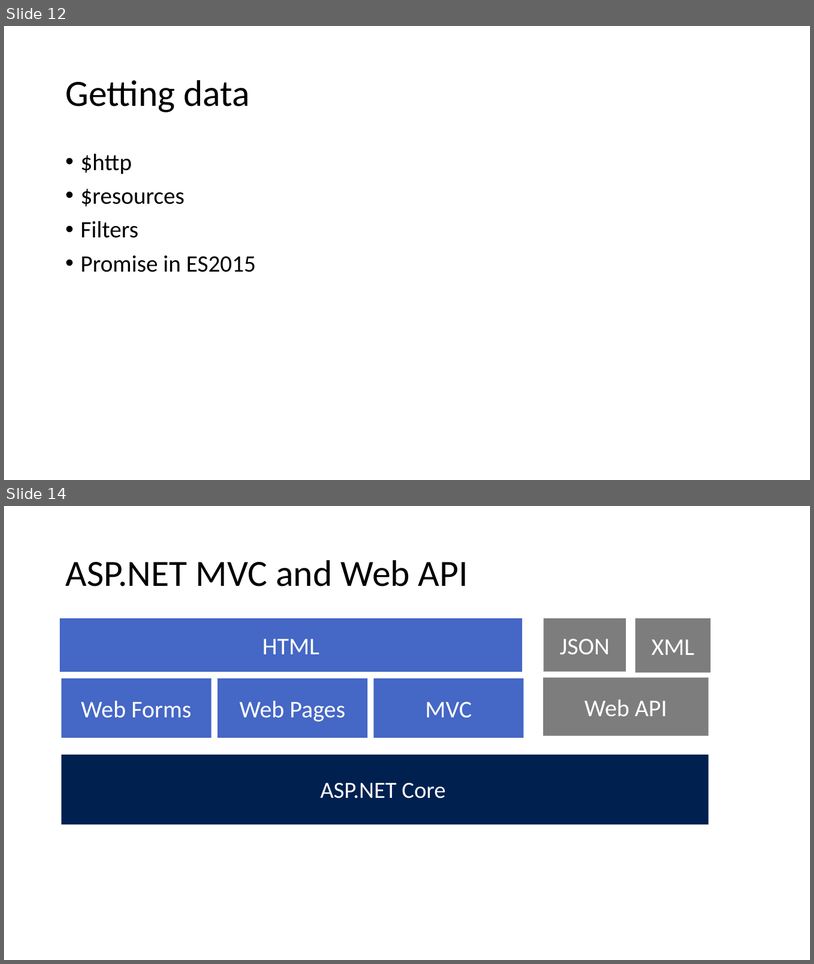
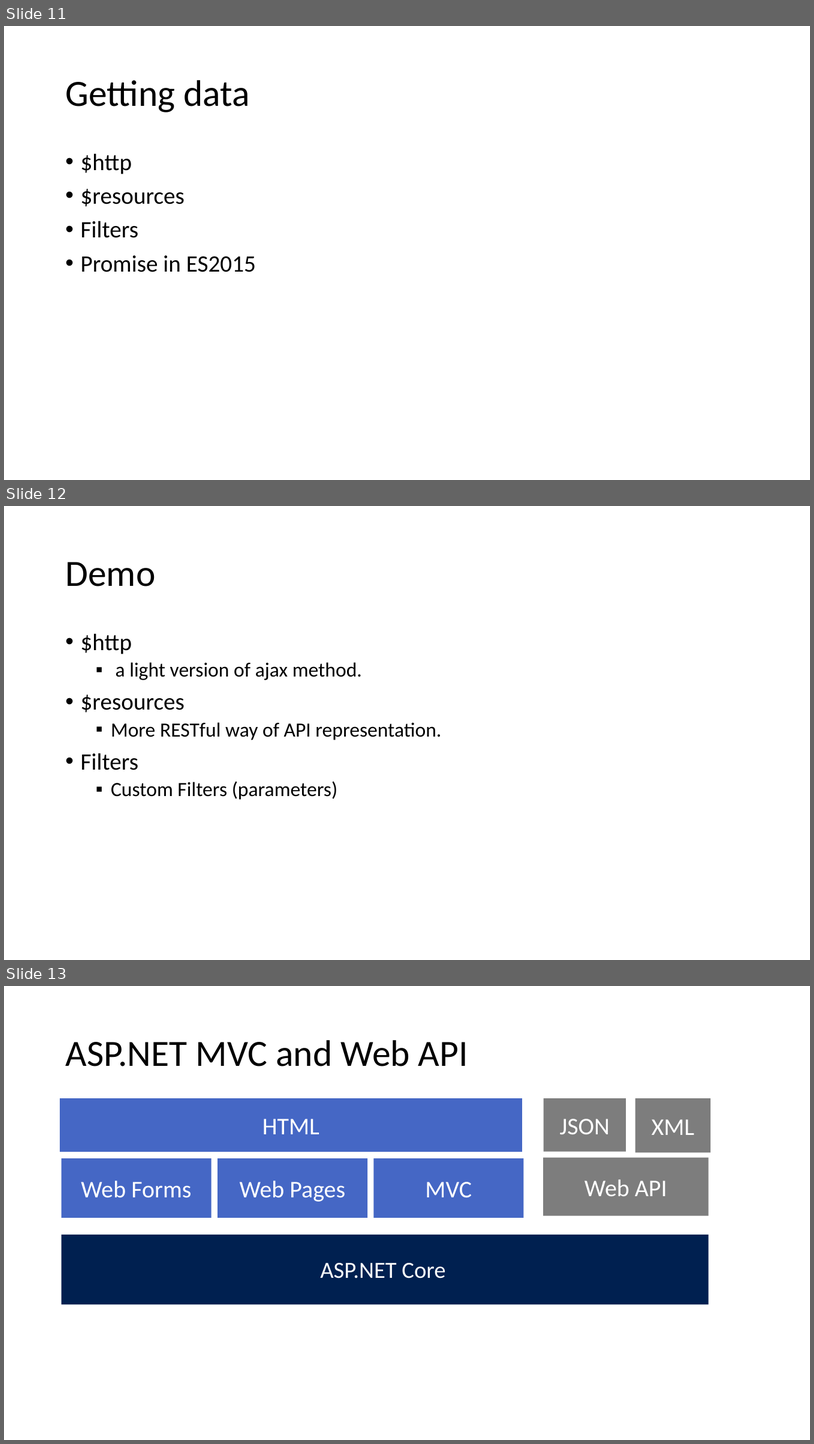
Before and after one commit to JuntaoWu/AngularSPA, a slide deck: AngularJS.pptx. Shown one above the other, each under a label of ours: slides 12 and 14 before the commit, slides 11, 12 and 13 after it; the slides between them are not shown. The pictures are 814x964 and 814x1444 pixels, drawn with LibreOffice and Linux fonts; fonts in the diff are those of the drawing. Boxes give left, top, right and bottom in pixels: in the first picture for what was removed or moved away, otherwise in the second. Text is boxed around its words. In the diff, an @@ line names an element or a change of style, - is before the commit and + after.

```diff
--- a/AngularJS.pptx
+++ b/AngularJS.pptx
@@ slide 12 added at [4,506,810,960], background #FFFFFF @@
@@ title added at [65,562,155,586], 44 pt, text #000000 @@
+Demo
@@ text added at [81,633,441,799], 24 pt, text #000000 @@
+• $http
+  ▪ a light version of ajax method.
+• $resources
+  ▪ More RESTful way of API representation.
+• Filters
+  ▪ Custom Filters (parameters)
@@ what was slide 12 is now slide 11 @@
@@ what was slide 14 is now slide 13 @@
```
Also in this commit, not shown: 1 slide changed, 2 other slides added, 4 slides removed.
